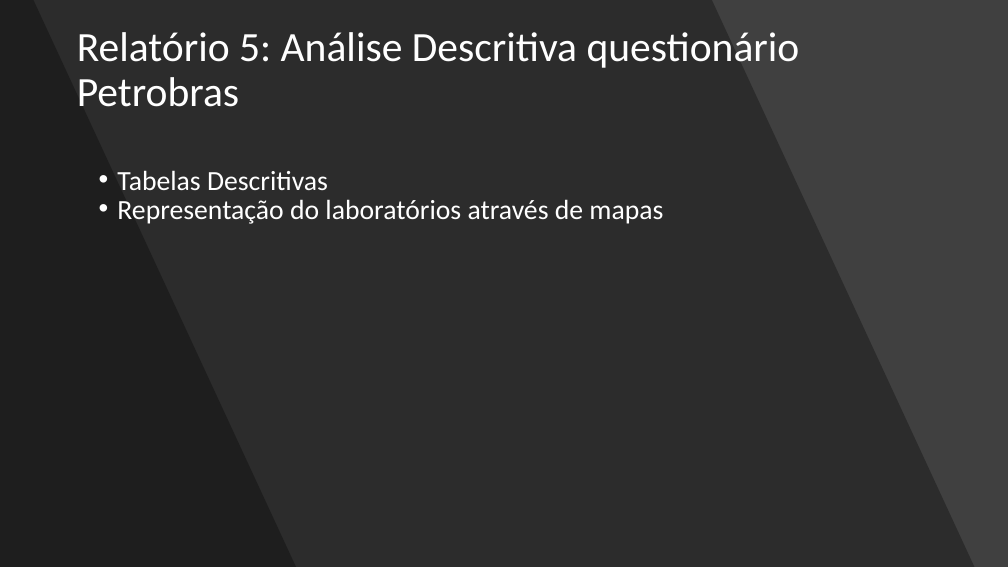
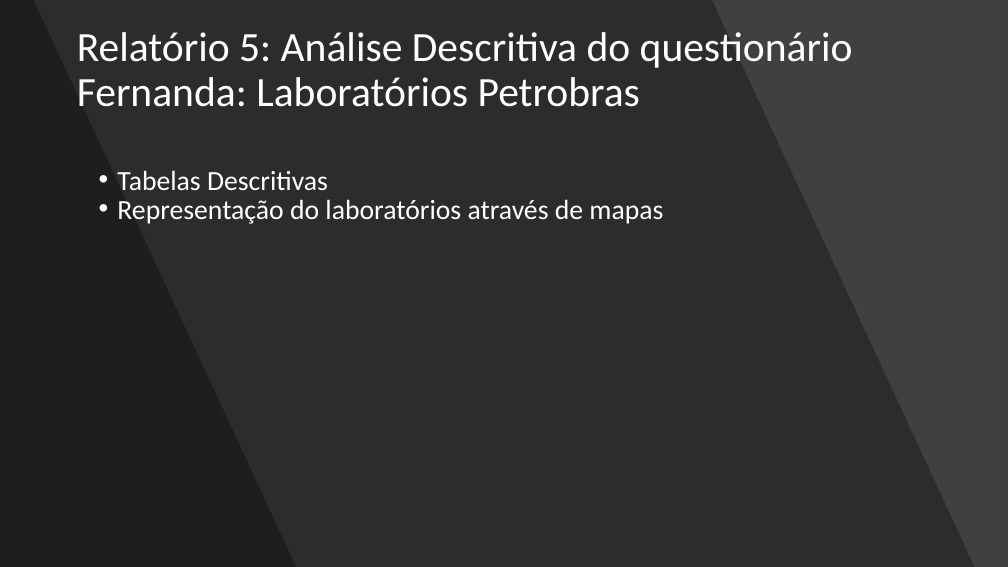
Before and after one commit to patrickfrancoalves/survival, a slide deck: slide 10 of Pesquisadores Petrobrás.pptx (slide 11 before the commit). Drawn at 1008x567 pixels with LibreOffice and Linux fonts; fonts in the diff are those of the drawing. Boxes give left, top, right and bottom in pixels: in the first picture for what was removed or moved away, otherwise in the second. Text is boxed around its words. In the diff, an @@ line names an element or a change of style, - is before the commit and + after.

```diff
--- a/Pesquisadores Petrobrás.pptx
+++ b/Pesquisadores Petrobrás.pptx
@@ title at <box>77,32,853,107</box>: text changed @@
-Relatório 5: Análise Descritiva questionário Petrobras
+Relatório 5: Análise Descritiva do questionário Fernanda: Laboratórios Petrobras
```
Also in this commit, not shown: 2 other slides changed, 1 slide removed, 6 other files.
